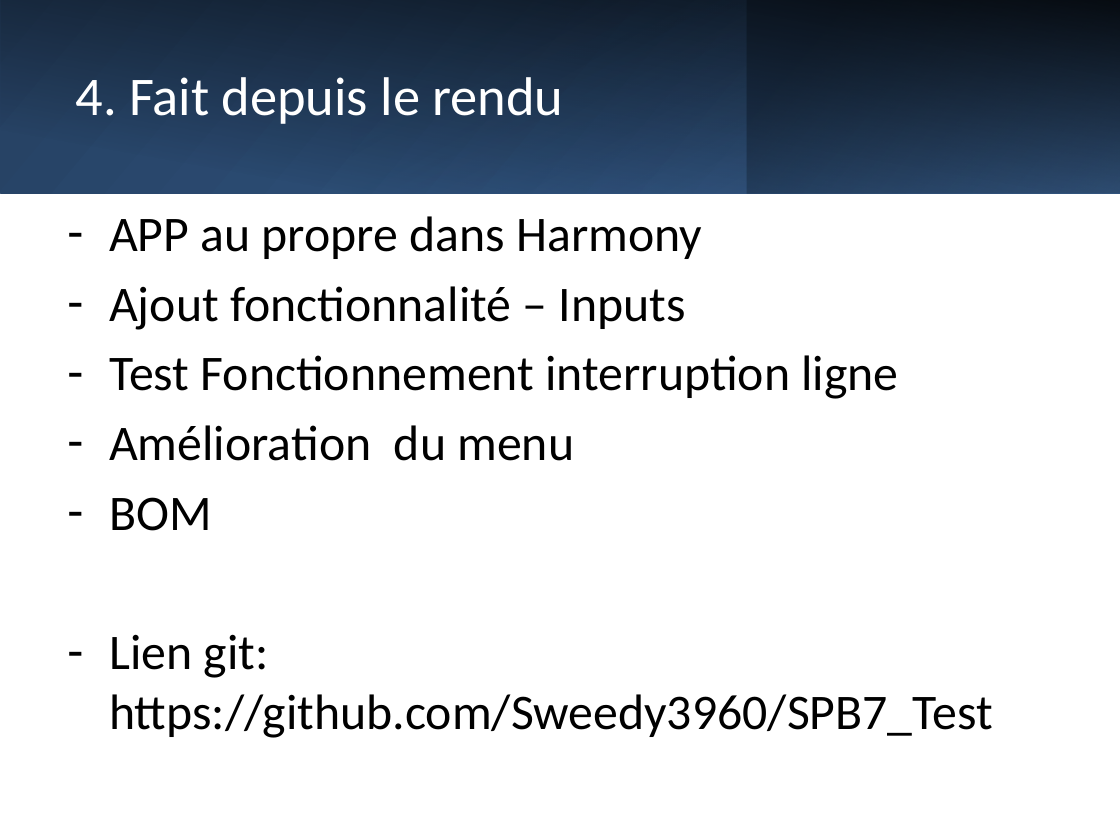
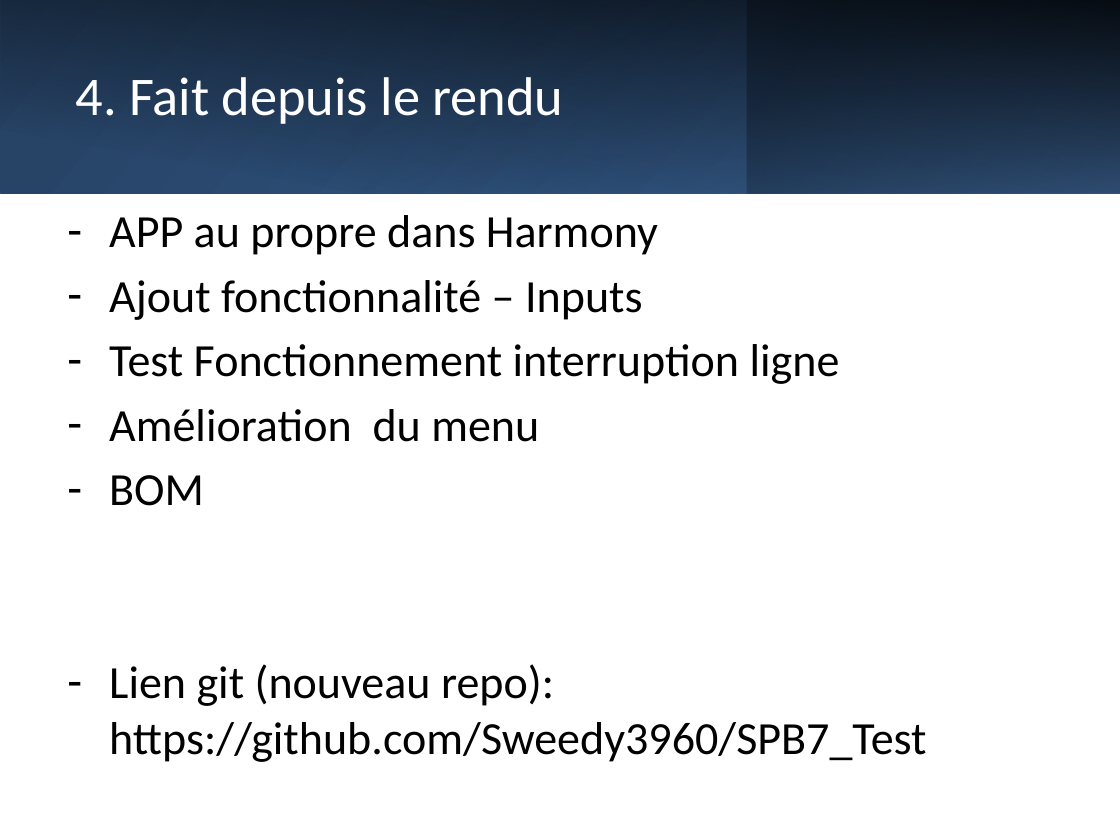
Before and after one commit to Sweedy3960/2414_SPB7_DOC, a slide deck: slide 17 of Doc/2414_Presentation.pptx (slide 18 before the commit). Drawn at 1120x840 pixels with LibreOffice and Linux fonts; fonts in the diff are those of the drawing. Boxes give left, top, right and bottom in pixels: in the first picture for what was removed or moved away, otherwise in the second. Text is boxed around its words. In the diff, an @@ line names an element or a change of style, - is before the commit and + after.

```diff
--- a/Doc/2414_Presentation.pptx
+++ b/Doc/2414_Presentation.pptx
@@ text at <box>109,215,840,506</box>: size 32 to 29.6 pt in "APP au propre dans Harmony", "Ajout fonctionnalité – Inputs", "Test Fonctionnement interruption ligne", "Amélioration du menu" and 1 more places @@
@@ text at <box>109,664,926,762</box>: text changed; size 32 to 29.6 pt @@
-– Lien git: https://github.com/Sweedy3960/SPB7_Test
+– Lien git (nouveau repo): https://github.com/Sweedy3960/SPB7_Test
```
Also in this commit, not shown: 11 other slides changed, 1 slide added, 2 slides removed, 4 other files.
